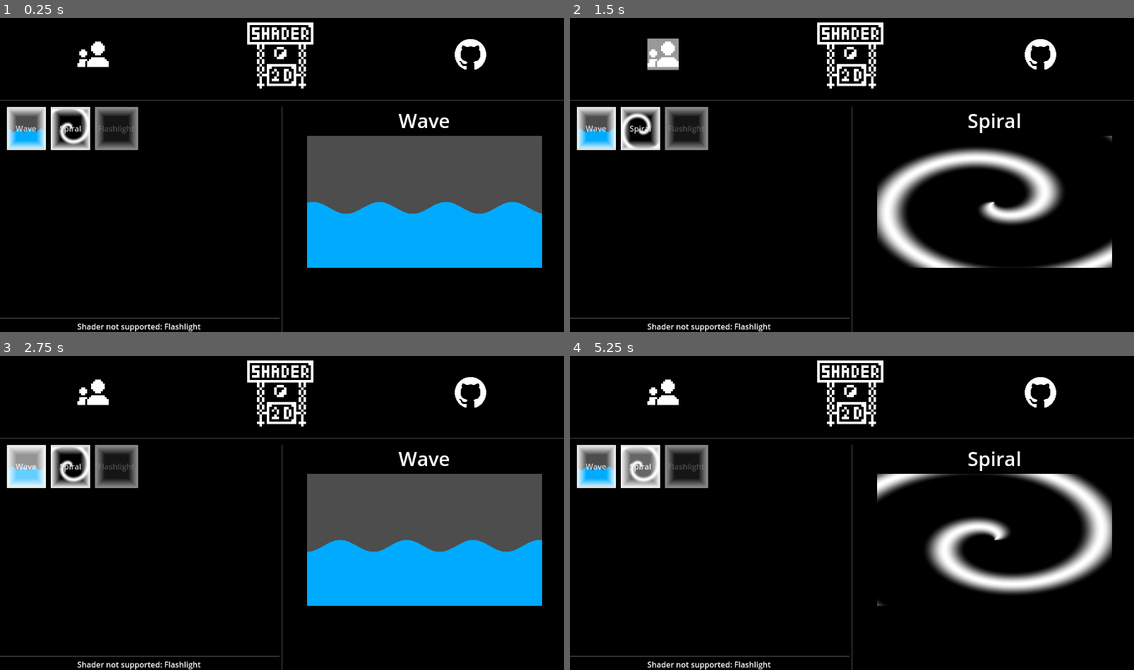
Above: before the commit, frames 1-4 (two rows, left to right).
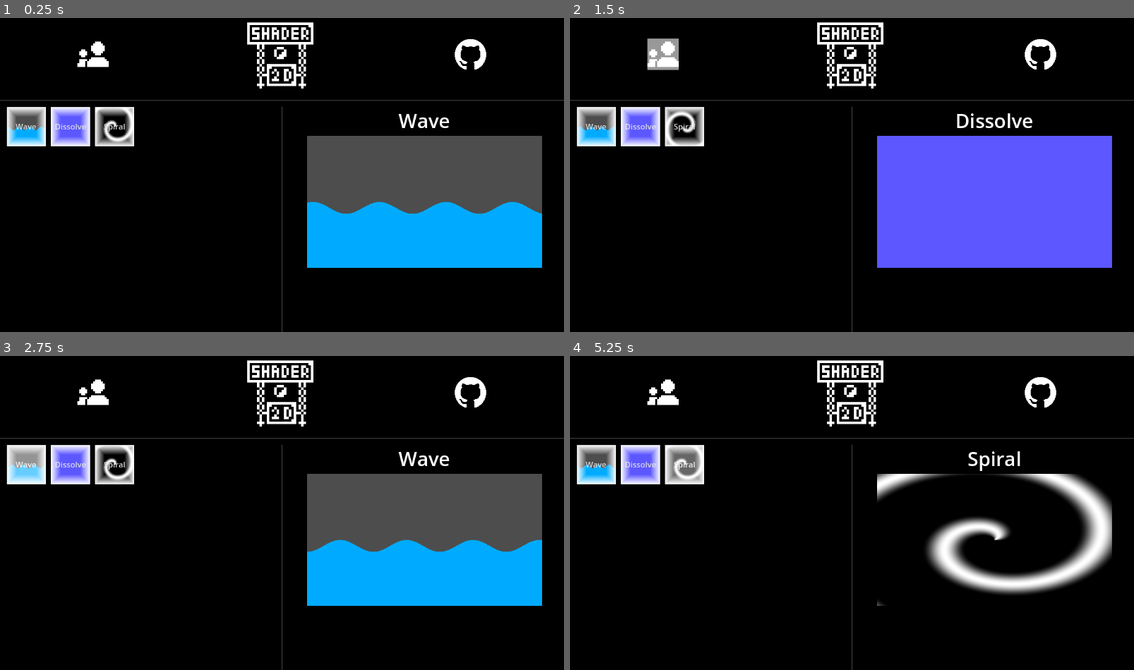
Above: after the commit, the same moments.

Repository: zhtsu/Shader2D
Game: Godot game, scene res://app/main.tscn
The game is run twice, just before and just after one commit, with the same random seed, the same clock (stepped at 60 frames per second) and the same inputs.
Inputs (mouse positions are in pixels of both pictures, inside the frame that each line leads up to):
- Up to frame 1 (0.25 s): no input
- Up to frame 2 (1.5 s): click (637, 127) at 0.5 s, where only the run after the commit has a clickable "Dissolve"; click (660, 55) at 1.25 s
- Up to frame 3 (2.75 s): click "Wave" at 2 s
- Up to frame 4 (5.25 s): click "Spiral" at 2.75 s; click (660, 393) at 3.5 s; click "Wave" at 4.25 s; click "Spiral" at 5 s

The runs differ from the first frame. In frame 1, 2.4% of the frame differs, in the area x 0-50%, y 28-100%; in frame 2, 20%, in the area x 0-97%, y 28-100%; in frame 3, 2.4%; in frame 4, 2.6%.

Commit message:
Remove flashlight & Add dissolve

Diff:
--- a/app/main.gd
+++ b/app/main.gd
@@ -4,6 +4,7 @@
 const slot_scene_res = preload("res://app/slot.tscn")
 # Scenes for display shader
 const wave_scene_res = preload("res://shader/wave/wave.tscn")
+const dissolve_scene_res = preload("res://shader/dissolve/dissolve.tscn")
 const spiral_scene_res = preload("res://shader/spiral/spiral.tscn")
 
 
@@ -18,16 +19,16 @@
 	wave_slot.init_slot_data(wave_scene_res.instantiate(), "Wave")
 	wave_slot.connect("clicked", on_slot_clicked.bind(wave_scene_res.instantiate(), "Wave"))
 	slot_list.append(wave_slot)
+	# Flashlight
+	var dissolve_slot = slot_scene_res.instantiate()
+	dissolve_slot.init_slot_data(dissolve_scene_res.instantiate(), "Dissolve")
+	dissolve_slot.connect("clicked", on_slot_clicked.bind(dissolve_scene_res.instantiate(), "Dissolve"))
+	slot_list.append(dissolve_slot)
 	# Spiral
 	var spiral_slot = slot_scene_res.instantiate()
 	spiral_slot.init_slot_data(spiral_scene_res.instantiate(), "Spiral")
 	spiral_slot.connect("clicked", on_slot_clicked.bind(spiral_scene_res.instantiate(), "Spiral"))
 	slot_list.append(spiral_slot)
-	# Flashlight
-	var flashlight_slot = slot_scene_res.instantiate()
-	flashlight_slot.init_slot_data(null, "Flashlight")
-	flashlight_slot.disable()
-	slot_list.append(flashlight_slot)
 	# Add to Grid from list
 	for slot in slot_list:
 		$VBoxContainer/ContentBox/LeftBox/GridBox/Grid.add_child(slot)
--- a/app/main.tscn
+++ b/app/main.tscn
@@ -116,15 +116,6 @@
 layout_mode = 2
 theme_override_styles/separator = SubResource("StyleBoxEmpty_4m5bm")
 
-[node name="HSeparator" type="HSeparator" parent="VBoxContainer/ContentBox/LeftBox"]
-layout_mode = 2
-size_flags_vertical = 10
-
-[node name="NotSupported" type="Label" parent="VBoxContainer/ContentBox/LeftBox"]
-layout_mode = 2
-text = "Shader not supported: Flashlight"
-horizontal_alignment = 1
-
 [node name="VSeparator" type="VSeparator" parent="VBoxContainer/ContentBox"]
 layout_mode = 2
 
--- /dev/null
+++ b/shader/dissolve/dissolve.gdshader
@@ -0,0 +1,11 @@
+shader_type canvas_item;
+render_mode unshaded;
+
+uniform vec4 edge_color : source_color = vec4(1.0);
+uniform float speed : hint_range(0.0, 1.0) = 0.5;
+uniform float size : hint_range(0.0, 1.0) = 0.5;
+
+void fragment()
+{
+
+}
--- /dev/null
+++ b/shader/dissolve/dissolve.tscn
@@ -0,0 +1,25 @@
+[gd_scene load_steps=3 format=3 uid="uid://cyfwyhi07tcvv"]
+
+[ext_resource type="Shader" path="res://shader/dissolve/dissolve.gdshader" id="1_lbhsj"]
+
+[sub_resource type="ShaderMaterial" id="ShaderMaterial_x6mcl"]
+shader = ExtResource("1_lbhsj")
+shader_parameter/edge_color = Color(1, 1, 1, 1)
+shader_parameter/speed = 0.5
+shader_parameter/size = 0.5
+
+[node name="Dissolve" type="Control"]
+layout_mode = 3
+anchors_preset = 15
+anchor_right = 1.0
+anchor_bottom = 1.0
+grow_horizontal = 2
+grow_vertical = 2
+
+[node name="ColorRect" type="ColorRect" parent="."]
+material = SubResource("ShaderMaterial_x6mcl")
+layout_mode = 0
+offset_right = 1920.0
+offset_bottom = 1080.0
+scale = Vector2(0.6, 0.6)
+color = Color(0.360784, 0.341176, 1, 1)
--- a/shader/flashlight/flashlight.gdshader
+++ /dev/null
@@ -1,29 +0,0 @@
-shader_type canvas_item;
-render_mode unshaded;
-
-uniform vec2 scale = vec2(1.0, 1.0);
-uniform bool open = true;
-uniform float radius = 100.0;
-uniform vec2 mouse_pos;
-
-varying vec2 vertex_pos;
-
-void vertex()
-{
-	vertex_pos = VERTEX.xy * scale;
-}
-
-void fragment()
-{
-	float alpha = 1.0;
-	float brightness = 0.0;
-
-	if (open)
-	{
-		float dis = distance(vertex_pos, mouse_pos);
-		brightness = 1.0 - (dis / radius);
-
-	}
-
-	COLOR = vec4(COLOR.rgb * brightness, alpha);
-}
--- a/shader/flashlight/flashlight.tscn
+++ /dev/null
@@ -1,21 +0,0 @@
-[gd_scene load_steps=5 format=3 uid="uid://cyfwyhi07tcvv"]
-
-[ext_resource type="Shader" path="res://shaders/flashlight/flashlight.gdshader" id="1_880n5"]
-[ext_resource type="Texture2D" uid="uid://dkm6lthga5wrf" path="res://shaders/flashlight/bj.jpg" id="2_hqjip"]
-[ext_resource type="Script" path="res://shaders/flashlight/sprite2d.gd" id="3_qqfqk"]
-
-[sub_resource type="ShaderMaterial" id="ShaderMaterial_ajtqy"]
-shader = ExtResource("1_880n5")
-shader_parameter/scale = Vector2(1, 1)
-shader_parameter/open = true
-shader_parameter/radius = 200.0
-shader_parameter/mouse_pos = null
-
-[node name="Flashlight" type="Node2D"]
-
-[node name="Sprite2D" type="Sprite2D" parent="."]
-material = SubResource("ShaderMaterial_ajtqy")
-scale = Vector2(0.6, 0.6)
-texture = ExtResource("2_hqjip")
-centered = false
-script = ExtResource("3_qqfqk")
--- a/shader/flashlight/sprite2d.gd
+++ /dev/null
@@ -1,17 +0,0 @@
-extends Node2D
-
-# Called when the node enters the scene tree for the first time.
-func _ready():
-	if material:
-		material.set_shader_parameter("scale", scale);
-
-
-# Called every frame. 'delta' is the elapsed time since the previous frame.
-func _process(delta):
-	pass
-
-
-# Copy this function to your code
-func _input(event):
-	if event is InputEventMouseMotion and material:
-		material.set_shader_parameter("mouse_pos", event.position);
Binary file removed: shader/flashlight/bj.jpg
Not shown, removed: shader/flashlight/bj.jpg.import
